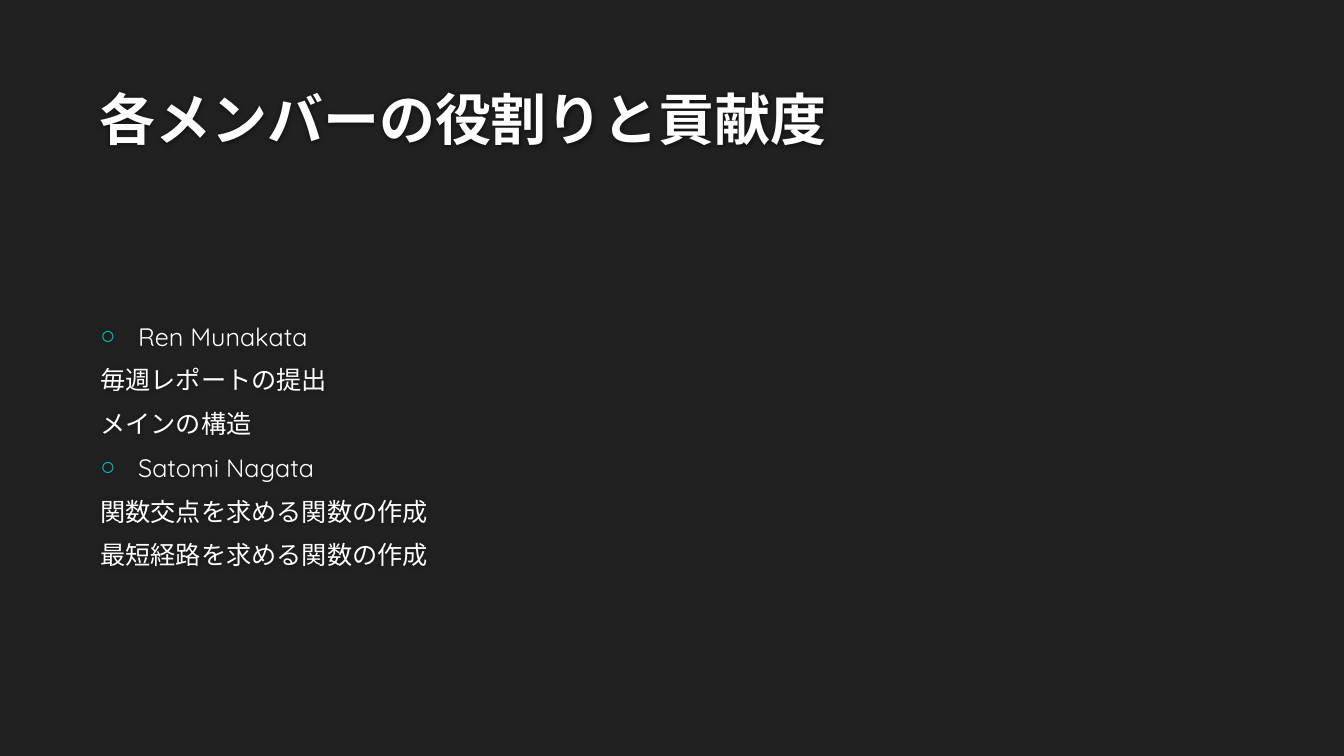
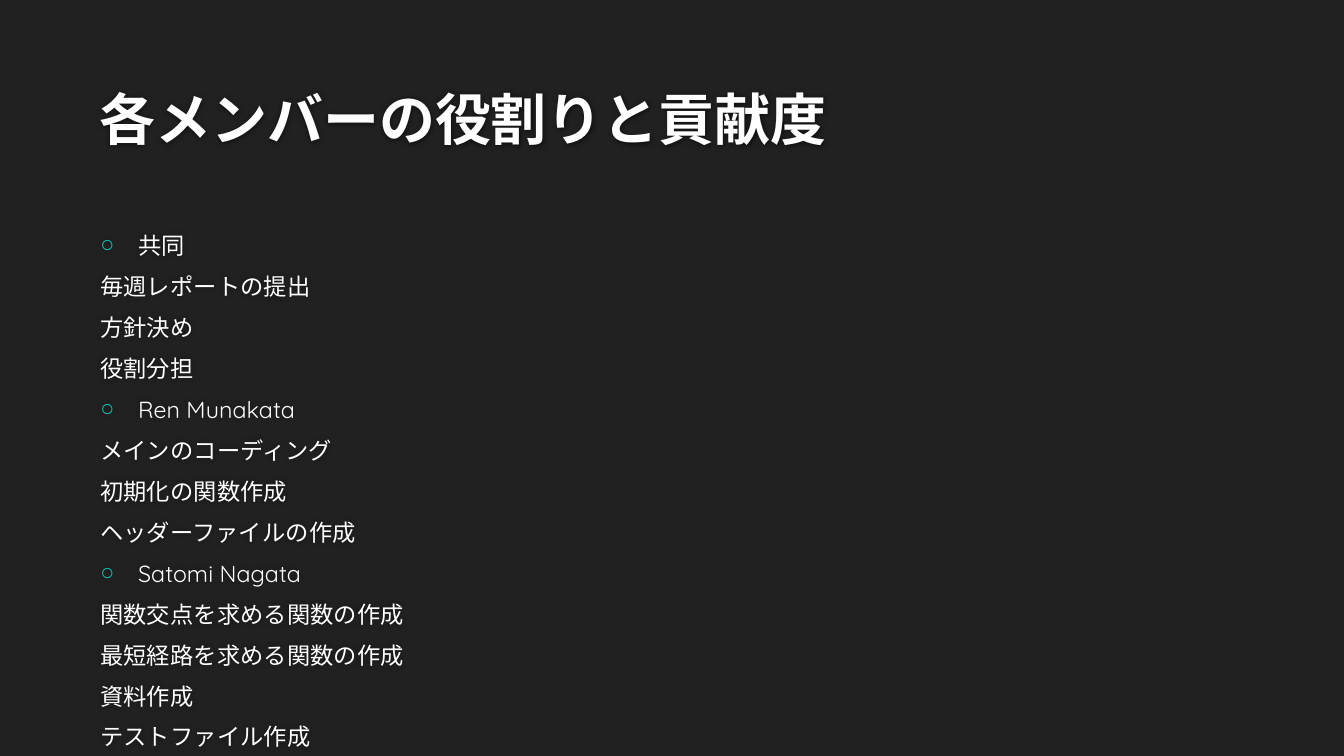
Before and after one commit to ie03-aizu-2019/ie03project-team_linearsystem, a slide deck: slide 14 of ソフトウェア総合演習.pptx. Drawn at 1344x756 pixels with LibreOffice and Linux fonts; fonts in the diff are those of the drawing; background and template pictures are left out. Boxes give left, top, right and bottom in pixels: in the first picture for what was removed or moved away, otherwise in the second. Text is boxed around its words. In the diff, an @@ line names an element or a change of style, - is before the commit and + after.

```diff
--- a/ソフトウェア総合演習.pptx
+++ b/ソフトウェア総合演習.pptx
@@ text at [100, 234, 310, 379]: paragraphs added @@
+○ 共同
+毎週レポートの提出
+方針決め
+役割分担
@@ text at [100, 401, 403, 666]: size 18 to 16.6 pt in "Ren Munakata", "Satomi Nagata", "関数交点を求める関数の作成", "最短経路を求める関数の作成" @@
@@ text at [100, 439, 355, 543]: text changed; size 18 to 16.6 pt @@
-毎週レポートの提出
-メインの構造
+メインのコーディング
+初期化の関数作成
+ヘッダーファイルの作成
@@ text at [100, 685, 310, 747]: paragraphs added @@
+資料作成
+テストファイル作成
```
Also in this commit, not shown: 6 other slides changed, 2 slides added, 2 slides removed.
